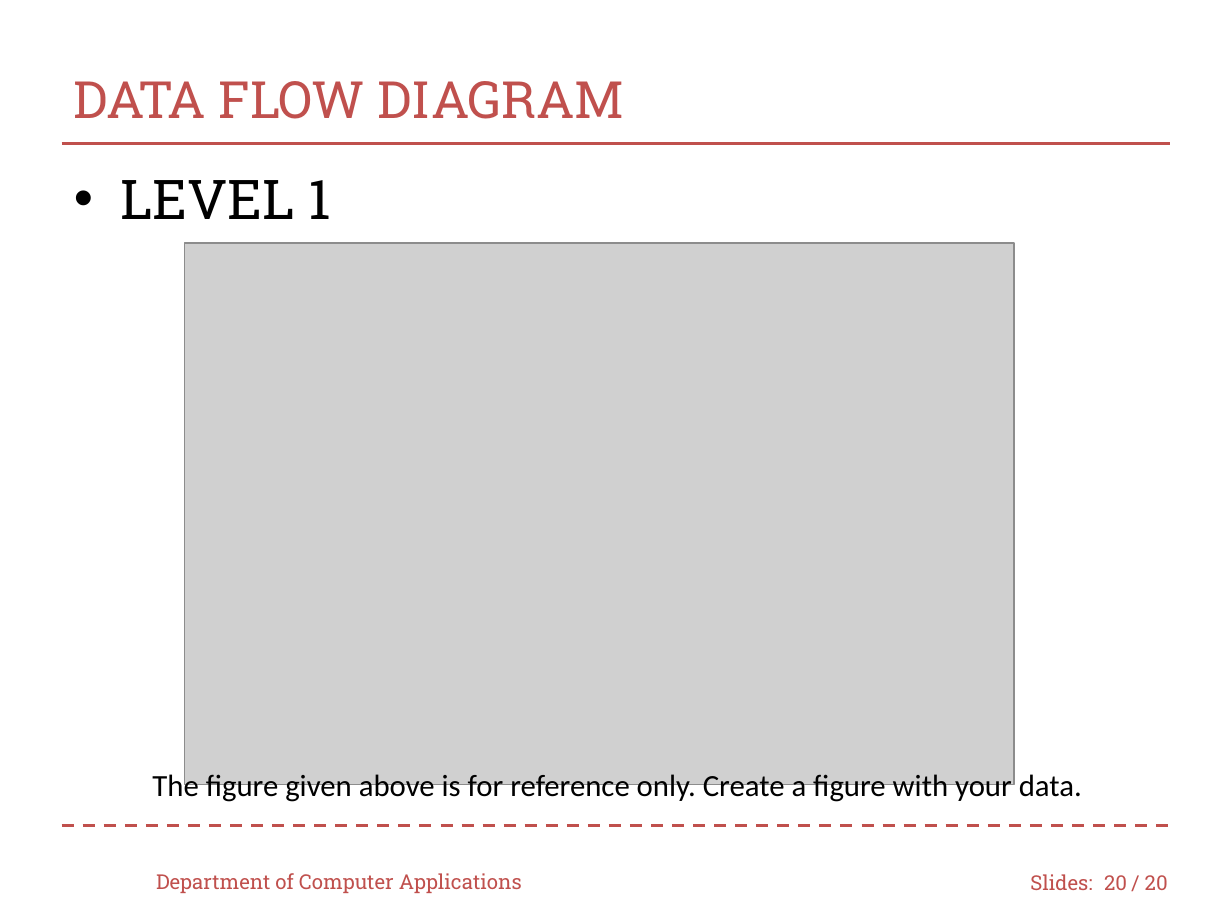
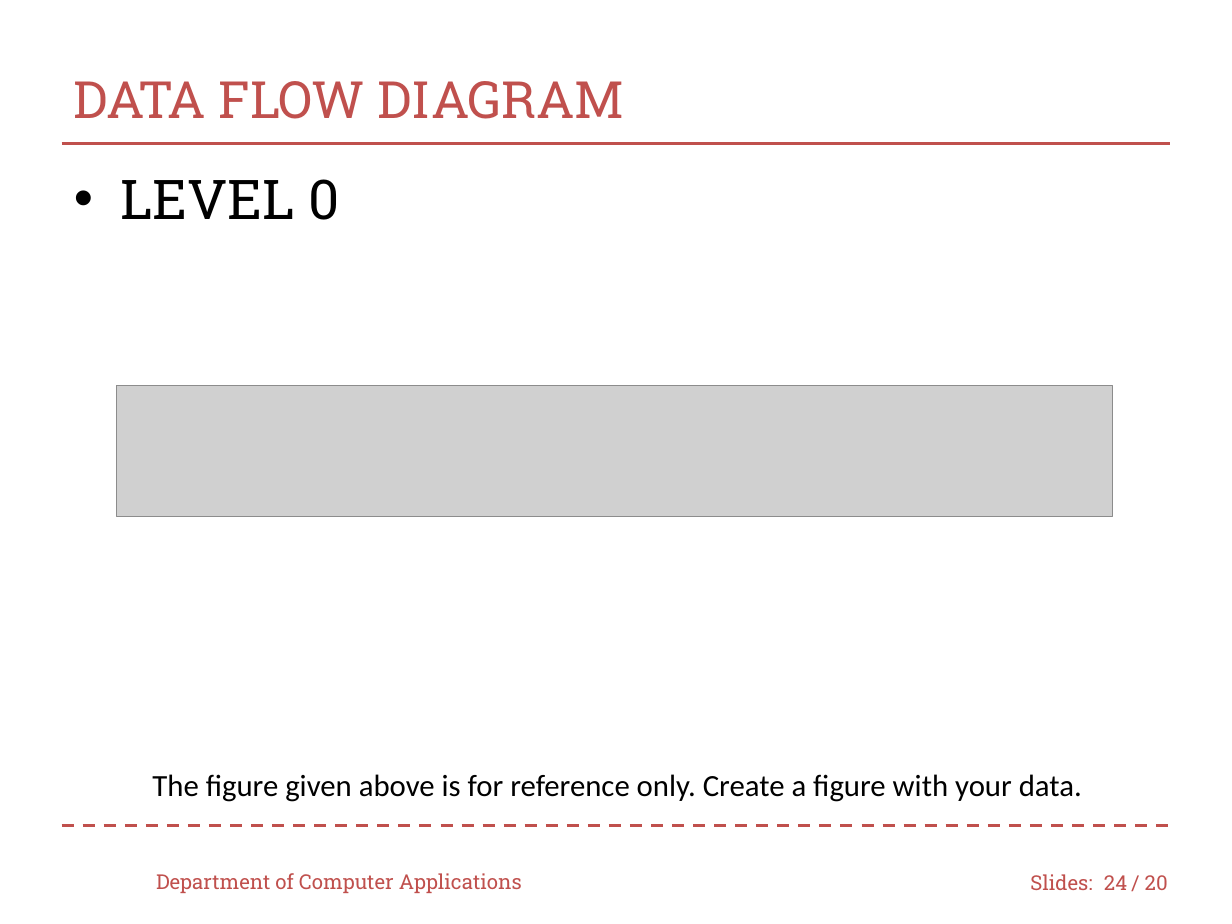
Before and after one commit to muhsina361/THE-COMMERCIAL-VEHICLE-BOOKING, a slide deck: slide 24 of minippt1.pptx (slide 20 before the commit). Drawn at 1232x924 pixels with LibreOffice and Linux fonts; fonts in the diff are those of the drawing; grey boxes stand for pictures; background and template pictures are left out. Boxes give left, top, right and bottom in pixels: in the first picture for what was removed or moved away, otherwise in the second. Text is boxed around its words. In the diff, an @@ line names an element or a change of style, - is before the commit and + after.

```diff
--- a/minippt1.pptx
+++ b/minippt1.pptx
@@ text at box(120, 179, 340, 220): text changed @@
-• LEVEL 1
+• LEVEL 0
@@ picture: place and size @@
-picture at box(185, 243, 1014, 785)
+picture at box(117, 386, 1112, 517)
@@ page number at box(1104, 875, 1127, 890): text changed @@
-20
+24
```
Also in this commit, not shown: 13 other slides changed, 6 slides added.
